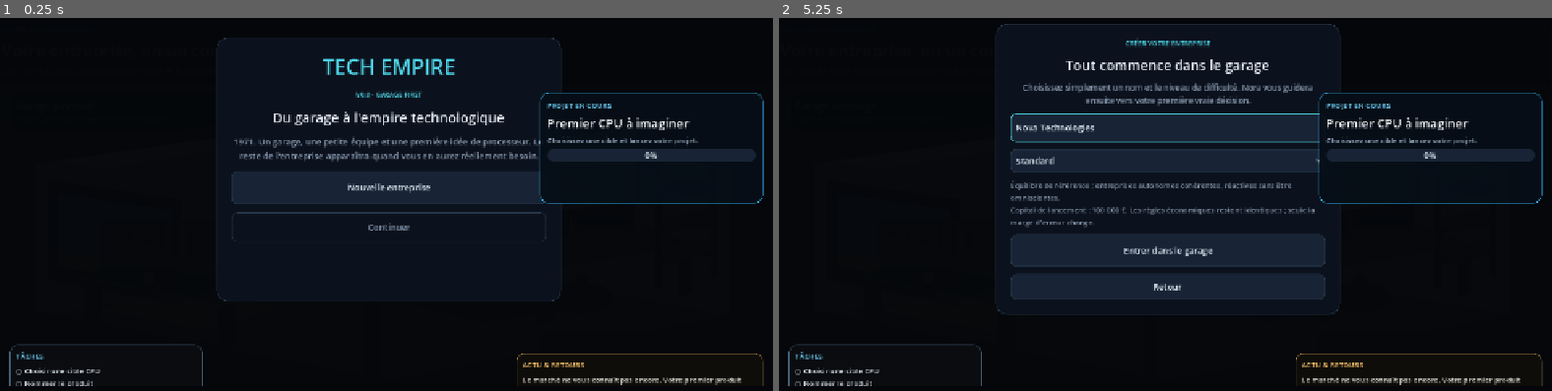
Above: before the commit, frames 1-2 (left to right).
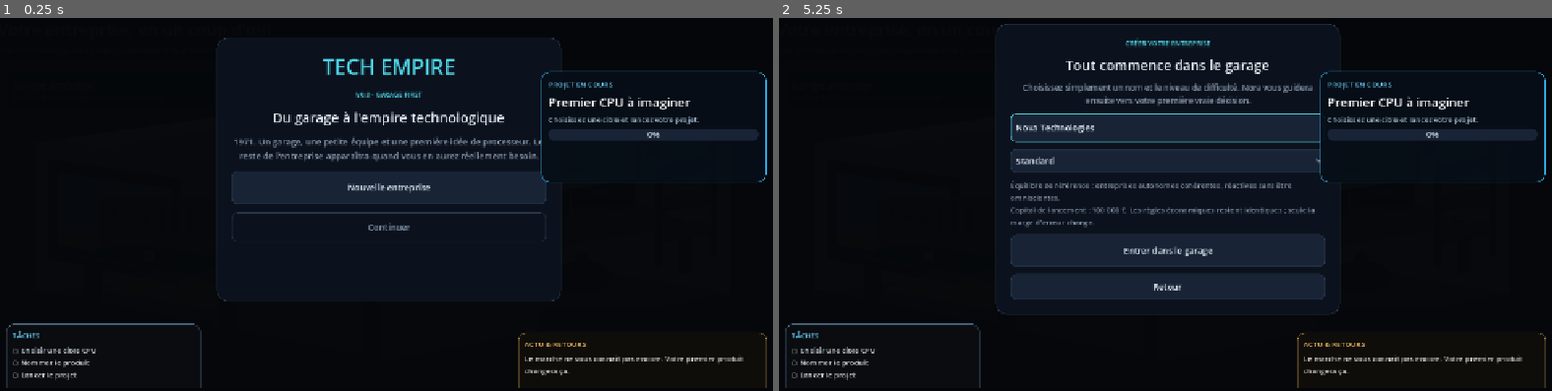
Above: after the commit, the same moments.

Repository: vadorus/addonhardwaregame2d
Game: Godot game, scene res://main.tscn
Same seed, same stepped clock (60 frames per second), same inputs: the game is played once before the commit and once after it.
Inputs (mouse positions are in pixels of both pictures, inside the frame that each line leads up to):
- Up to frame 1 (0.25 s): no input
- Up to frame 2 (5.25 s): click "Ⅱ" at 0.5 s; click (outside the picture) at 1.25 s, where only the run before the commit has a clickable "x1"; click (outside the picture) at 2 s, where only the run before the commit has a clickable "x2"; click (outside the picture) at 2.75 s, where only the run before the commit has a clickable "x3"; click (outside the picture) at 3.5 s, where only the run before the commit has a clickable "Sauver"; click (outside the picture) at 4.25 s, where only the run before the commit has a clickable "Charger"; click "Nouvelle entreprise" at 5 s

The runs differ from the first frame. In frame 1, 5.0% of the frame differs, in the area x 0-100%, y 13-100%; in frame 2, 5.0%.

Commit message:
v0.8: simplify the garage tycoon shell

Diff:
--- a/main.gd
+++ b/main.gd
@@ -21,6 +21,7 @@
 var company_label: Label
 var date_label: Label
 var money_label: Label
+var reputation_label: Label
 var status_label: Label
 var tabs: TabContainer
 var nav_panel: PanelContainer
@@ -136,6 +137,8 @@
 	if CompanyManager.created:
 		date_label.text = "Jour %d • Mois %d • %d" % [TimeManager.day, TimeManager.month, TimeManager.year]
 		money_label.text = "%s €" % _money(Economy.money)
+		if reputation_label != null:
+			reputation_label.text = "Réputation %.0f" % CompanyManager.get_brand_score()
 
 func _connect_signals():
 	Economy.money_changed.connect(func(_v): _refresh_top())
@@ -181,76 +184,61 @@
 
 	var root_box := VBoxContainer.new()
 	root_box.set_anchors_and_offsets_preset(Control.PRESET_FULL_RECT)
-	root_box.offset_left = 10.0
-	root_box.offset_top = 10.0
-	root_box.offset_right = -10.0
-	root_box.offset_bottom = -10.0
-	root_box.add_theme_constant_override("separation", 8)
+	root_box.offset_left = 4.0
+	root_box.offset_top = 4.0
+	root_box.offset_right = -4.0
+	root_box.offset_bottom = -4.0
+	root_box.add_theme_constant_override("separation", 4)
 	add_child(root_box)
 
-	var header := _card(APP_SHELL, 13, 12)
+	var header := _card(Color(0.025, 0.055, 0.09, 0.96), 12, 7)
+	header.custom_minimum_size.y = 54
 	root_box.add_child(header)
-	var top := HFlowContainer.new()
-	top.add_theme_constant_override("h_separation", 12)
-	top.add_theme_constant_override("v_separation", 8)
+	var top := HBoxContainer.new()
+	top.add_theme_constant_override("separation", 8)
 	header.add_child(top)
 
-	var mark := PanelContainer.new()
-	mark.custom_minimum_size = Vector2(44, 44)
-	mark.add_theme_stylebox_override("panel", _stylebox(APP_CYAN, 11, 0, APP_CYAN, 0))
-	var mark_label := _label("TE", 17)
-	mark_label.add_theme_color_override("font_color", APP_BG)
-	mark_label.horizontal_alignment = HORIZONTAL_ALIGNMENT_CENTER
-	mark_label.vertical_alignment = VERTICAL_ALIGNMENT_CENTER
-	mark.add_child(mark_label)
-	top.add_child(mark)
-
-	var brand_box := VBoxContainer.new()
-	brand_box.custom_minimum_size.x = 180
+	var brand_box := HBoxContainer.new()
+	brand_box.custom_minimum_size.x = 210
+	brand_box.add_theme_constant_override("separation", 6)
 	top.add_child(brand_box)
+	var mark := Label.new()
+	mark.text = "TE"
+	mark.add_theme_font_size_override("font_size", 20)
+	mark.add_theme_color_override("font_color", APP_CYAN)
+	brand_box.add_child(mark)
 	company_label = _label("Tech Empire", 18)
+	company_label.vertical_alignment = VERTICAL_ALIGNMENT_CENTER
 	brand_box.add_child(company_label)
-	var era_label := _muted_label("Vertical slice • CPU • débuts du microprocesseur", 12)
-	brand_box.add_child(era_label)
 
 	var spacer := Control.new()
 	spacer.size_flags_horizontal = Control.SIZE_EXPAND_FILL
-	spacer.custom_minimum_size.x = 20
 	top.add_child(spacer)
 
-	var date_box := VBoxContainer.new()
-	date_box.custom_minimum_size.x = 125
-	date_box.add_child(_eyebrow("CALENDRIER"))
-	date_label = _label("Jour 1 • Mois 1 • 1971", 14)
-	date_box.add_child(date_label)
-	top.add_child(date_box)
-
-	var money_box := VBoxContainer.new()
-	money_box.custom_minimum_size.x = 120
-	money_box.add_child(_eyebrow("TRÉSORERIE"))
-	money_label = _label("%s €" % _money(BalanceManager.starting_capital()), 16)
+	var money_chip := _card(Color(0.035, 0.075, 0.105, 0.94), 9, 7)
+	money_label = _label("%s €" % _money(BalanceManager.starting_capital()), 15)
 	money_label.add_theme_color_override("font_color", APP_GREEN)
-	money_box.add_child(money_label)
-	top.add_child(money_box)
-
-	for data in [["Ⅱ",0.0],["x1",1.0],["x2",2.0],["x3",3.0]]:
+	money_chip.add_child(money_label)
+	top.add_child(money_chip)
+
+	var date_chip := _card(Color(0.035, 0.075, 0.105, 0.94), 9, 7)
+	date_label = _label("Mois 1 • 1971", 14)
+	date_chip.add_child(date_label)
+	top.add_child(date_chip)
+
+	var rep_chip := _card(Color(0.035, 0.075, 0.105, 0.94), 9, 7)
+	reputation_label = _label("Réputation 0", 14)
+	reputation_label.add_theme_color_override("font_color", APP_AMBER)
+	rep_chip.add_child(reputation_label)
+	top.add_child(rep_chip)
+
+	for data in [["Ⅱ",0.0],["▶",1.0],["▶▶",2.0],["▶▶▶",3.0]]:
 		var speed_button := Button.new()
 		speed_button.text = str(data[0])
-		speed_button.custom_minimum_size = Vector2(44, 42)
+		speed_button.custom_minimum_size = Vector2(42, 38)
 		var speed := float(data[1])
 		speed_button.pressed.connect(_request_time_scale.bind(speed))
 		top.add_child(speed_button)
-
-	var save_btn := Button.new()
-	save_btn.text = "Sauver"
-	save_btn.custom_minimum_size.y = 42
-	save_btn.pressed.connect(func(): SaveManager.save_game())
-	top.add_child(save_btn)
-	var load_btn := Button.new()
-	load_btn.text = "Charger"
-	load_btn.custom_minimum_size.y = 42
-	load_btn.pressed.connect(_load_game)
-	top.add_child(load_btn)
 
 	nav_panel = _card(APP_SHELL, 12, 6)
 	root_box.add_child(nav_panel)
--- a/tests/scenarios/GarageScenario.gd
+++ b/tests/scenarios/GarageScenario.gd
@@ -77,6 +77,9 @@
 	if bool(garage_hub.call("zone_buttons_have_visible_text")):
 		garage_hub.queue_free()
 		return "Room-first garage still paints button labels over the room"
+	if int(garage_hub.call("visible_side_action_count")) != 0:
+		garage_hub.queue_free()
+		return "Garage-first onboarding exposes management shortcuts before the first project"
 	if not bool(garage_hub.call("open_zone_menu", "Établi CPU")) or not bool(garage_hub.call("context_menu_visible")):
 		garage_hub.queue_free()
 		return "Touching the CPU workbench did not open its contextual menu"
@@ -90,5 +93,8 @@
 	if not garage_hub.has_method("visible_zone_count") or int(garage_hub.call("visible_zone_count")) != 3:
 		garage_hub.queue_free()
 		return "Room-first garage did not expose the three early functional areas after onboarding"
+	if int(garage_hub.call("visible_side_action_count")) != 1:
+		garage_hub.queue_free()
+		return "Garage-first HUD should expose only the unlocked Team shortcut at this stage"
 	garage_hub.queue_free()
 	return ""
--- a/ui/GarageHub.gd
+++ b/ui/GarageHub.gd
@@ -11,6 +11,12 @@
 }
 const GARAGE_EMPTY_ART_PATH := ROOM_ART_PATH
 const GARAGE_FALLBACK_PATH := ROOM_ART_PATH
+const SIDE_ACTIONS := [
+	{"label":"Équipe","tab":2,"feature":"TEAM"},
+	{"label":"Entreprise","tab":1,"feature":"COMPANY"},
+	{"label":"Produits","tab":4,"feature":"PRODUCTS"},
+	{"label":"Marché","tab":5,"feature":"MARKET"}
+]
 
 # Rectangles normalisés sur le véritable décor paysage 1280x520.
 const ZONES := [
@@ -45,6 +51,7 @@
 var _tasks_label: Label
 var _feedback_panel: PanelContainer
 var _feedback_label: Label
+var _side_buttons: Array[Button] = []
 var _selected_zone := ""
 
 func _ready() -> void:
@@ -108,6 +115,7 @@
 	room_box.add_child(_room_subtitle)
 
 	_build_gameplay_overlays()
+	_build_side_actions()
 
 	for data in ZONES:
 		var button := Button.new()
@@ -218,6 +226,35 @@
 	feedback_box.add_child(_feedback_label)
 	_refresh_gameplay_overlays()
 
+func _build_side_actions() -> void:
+	for data in SIDE_ACTIONS:
+		var button := Button.new()
+		button.text = str(data.get("label", "Ouvrir"))
+		button.custom_minimum_size = Vector2(112, 42)
+		button.focus_mode = Control.FOCUS_NONE
+		button.z_index = 15
+		button.set_meta("tab", int(data.get("tab", 0)))
+		button.set_meta("feature", str(data.get("feature", "QG")))
+		button.pressed.connect(_run_side_action.bind(button))
+		add_child(button)
+		_side_buttons.append(button)
+	_refresh_side_actions()
+
+func _run_side_action(button: Button) -> void:
+	zone_requested.emit(int(button.get_meta("tab", 0)), str(button.text))
+
+func _refresh_side_actions() -> void:
+	for button in _side_buttons:
+		var feature := str(button.get_meta("feature", "QG"))
+		button.visible = _onboarding_stage != "FIRST_IDEA" and bool(_last_unlocks.get(feature, false))
+
+func visible_side_action_count() -> int:
+	var count := 0
+	for button in _side_buttons:
+		if button.visible:
+			count += 1
+	return count
+
 func _panel_style(bg: Color, border: Color, radius: int, padding: int) -> StyleBoxFlat:
 	var style := StyleBoxFlat.new()
 	style.bg_color = bg
@@ -273,6 +310,12 @@
 		var feedback_w := clampf(size.x * 0.32, 300.0, 420.0)
 		_feedback_panel.size = Vector2(feedback_w, 108.0)
 		_feedback_panel.position = Vector2(size.x - feedback_w - 14.0, size.y - 122.0)
+	var side_y := 88.0
+	for button in _side_buttons:
+		if button.visible:
+			button.position = Vector2(14.0, side_y)
+			button.size = Vector2(112.0, 42.0)
+			side_y += 48.0
 
 	for button in _zone_buttons:
 		var r: Rect2 = button.get_meta("zone_rect")
@@ -559,6 +602,7 @@
 func set_progression(unlocks: Dictionary) -> void:
 	_last_unlocks = unlocks.duplicate(true)
 	_refresh_zone_visibility()
+	_refresh_side_actions()
 	_refresh_gameplay_overlays()
 
 func set_onboarding_stage(stage: String) -> void:
@@ -586,6 +630,7 @@
 			else:
 				_room_subtitle.text = "Touchez le décor ou lancez un nouveau projet"
 	_refresh_zone_visibility()
+	_refresh_side_actions()
 	_refresh_gameplay_overlays()
 	close_context_menu()
 
